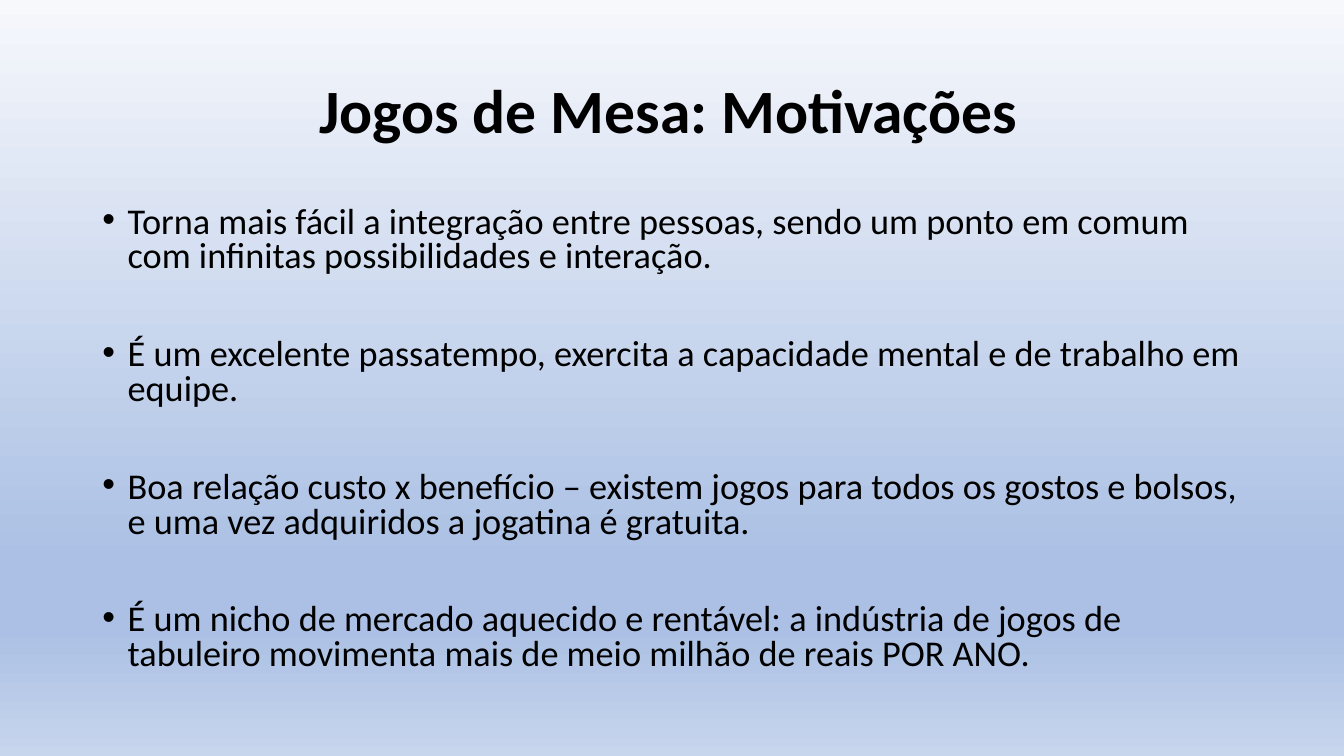
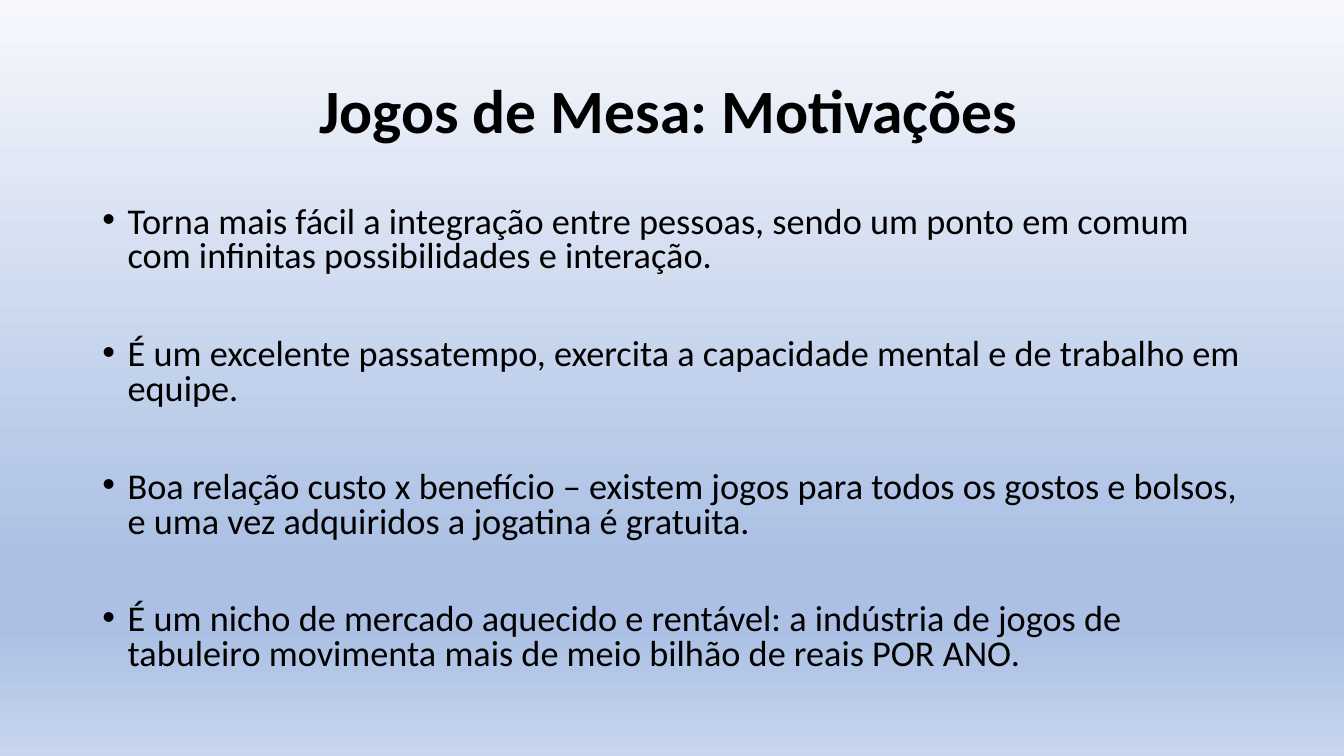
Before and after one commit to bprates10/banda-mestra-web, a slide deck: slide 3 of Banda Mestra Ap1.pptx. Drawn at 1344x756 pixels with LibreOffice and Linux fonts; fonts in the diff are those of the drawing. Boxes give left, top, right and bottom in pixels: in the first picture for what was removed or moved away, otherwise in the second. Text is boxed around its words. In the diff, an @@ line names an element or a change of style, - is before the commit and + after.

```diff
--- a/Banda Mestra Ap1.pptx
+++ b/Banda Mestra Ap1.pptx
@@ text at bbox=[128, 601, 1121, 667]: text changed @@
-• É um nicho de mercado aquecido e rentável: a indústria de jogos de tabuleiro movimenta mais de meio milhão de reais POR ANO.
+• É um nicho de mercado aquecido e rentável: a indústria de jogos de tabuleiro movimenta mais de meio bilhão de reais POR ANO.
```
Also in this commit, not shown: 9 other slides changed, 6 slides added, 1 slide removed, 6 other files.
